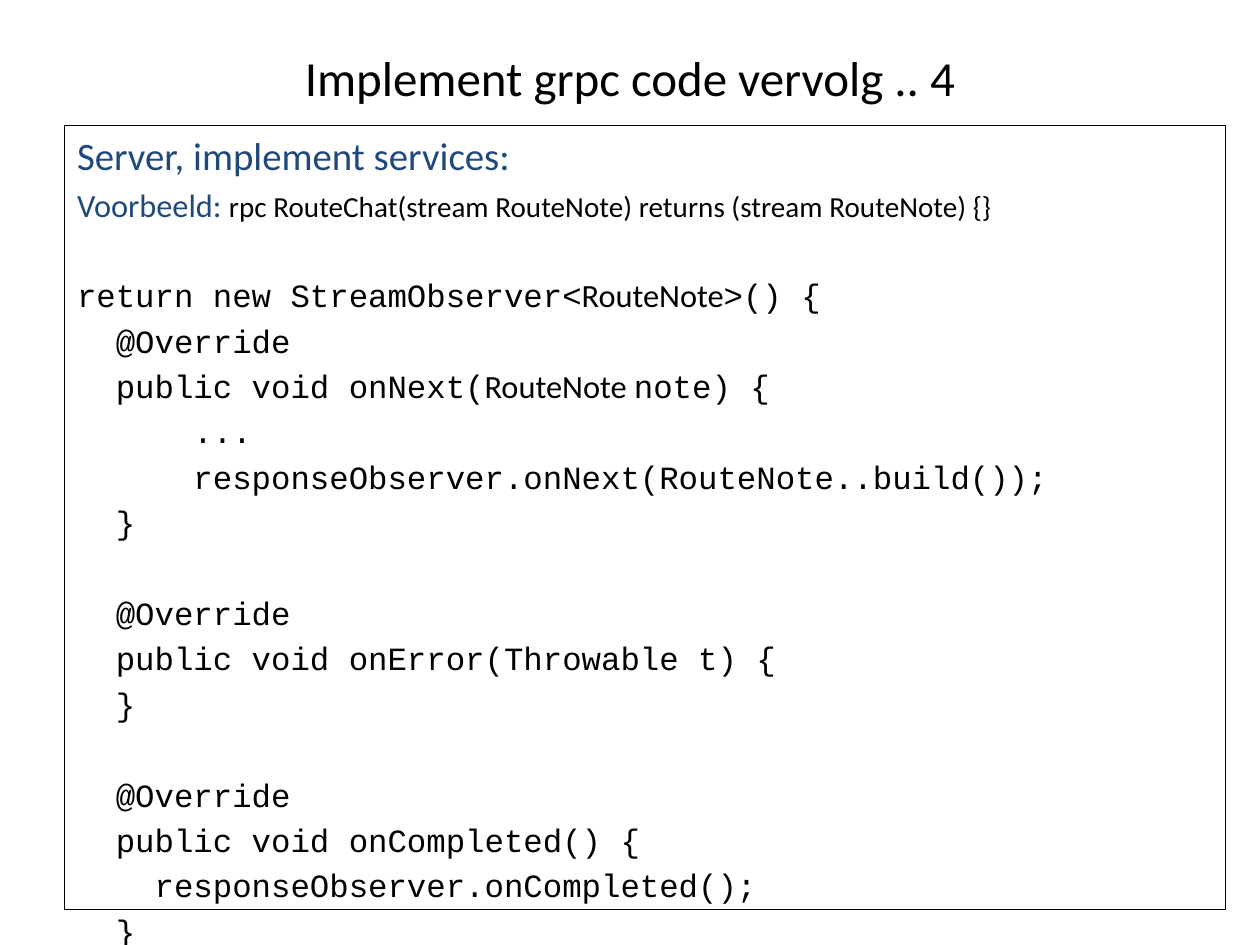
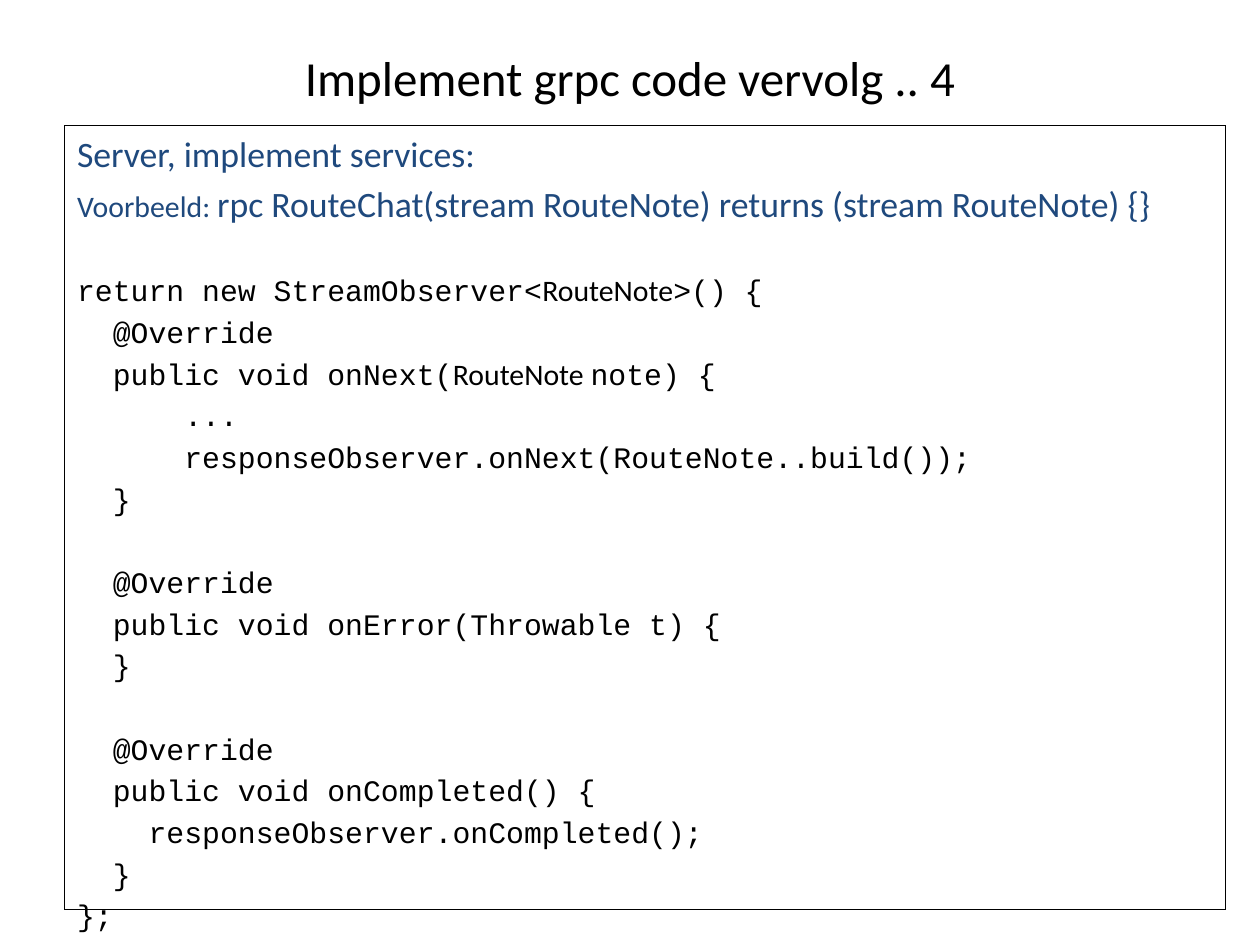
Before and after one commit to Michael-YuSha/workshop-grpc, a slide deck: slide 11 of doc/Workshop-grpc.pptx. Drawn at 1260x945 pixels with LibreOffice and Linux fonts; fonts in the diff are those of the drawing. Boxes give left, top, right and bottom in pixels: in the first picture for what was removed or moved away, otherwise in the second. Text is boxed around its words. In the diff, an @@ line names an element or a change of style, - is before the commit and + after.

```diff
--- a/doc/Workshop-grpc.pptx
+++ b/doc/Workshop-grpc.pptx
@@ text "Server, implement services:" at (64, 125, 1225, 908): size 22.2 to 20.4 pt in "Server, implement services:"; size 18.5 to 17 pt in "Voorbeeld:", "return new StreamObserver<RouteNote>() {", "@Override", "public void onNext(RouteNote note) {" and 11 more places; size 16.6 to 20.4 pt, text colour #000000 to #1F497D in "rpc RouteChat(stream RouteNote) returns (stream RouteNote) { ..." @@
```
Also in this commit, not shown: 2 other slides changed, 2 other files.
